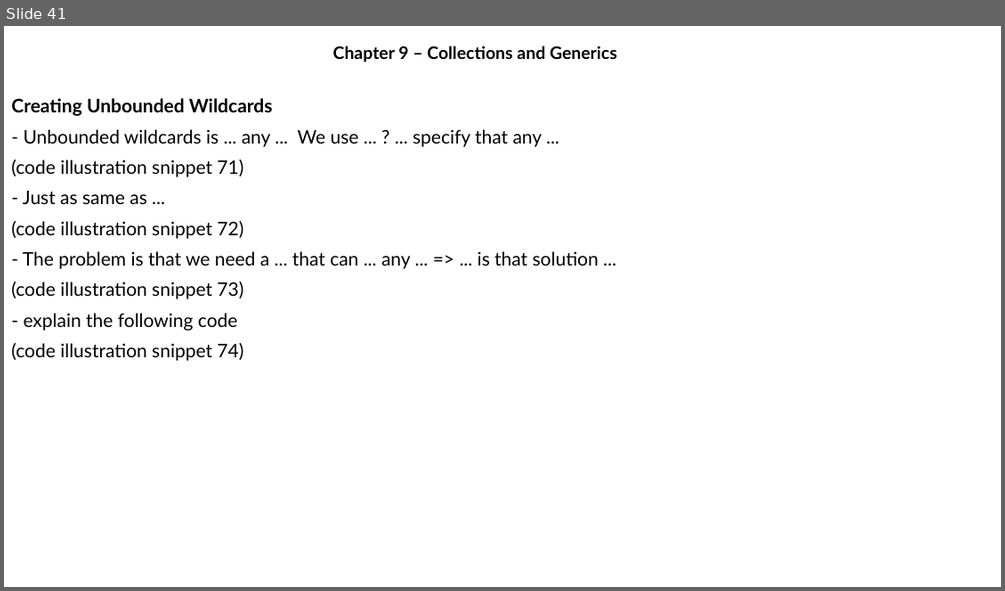
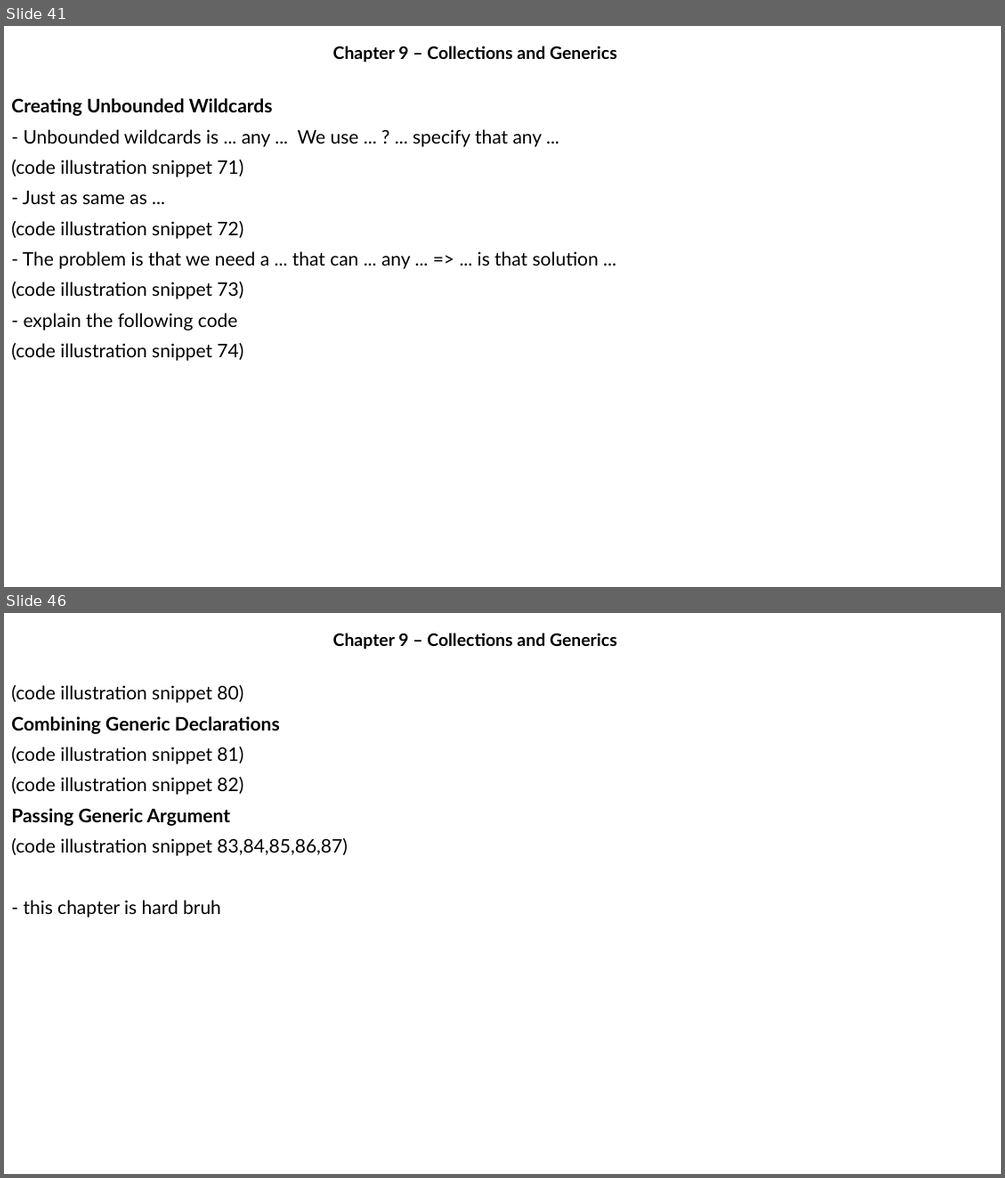
Before and after one commit to MaiDinhVinh/CS-Java, a slide deck: OCP17/Chapter 9 - Collections and Generics.pptx. Shown one above the other, each under a label of ours: slide 41 before the commit, slides 41 and 46 after it; the slides between them are not shown. The pictures are 1005x591 and 1005x1178 pixels, drawn with LibreOffice and Linux fonts; fonts in the diff are those of the drawing. Boxes give left, top, right and bottom in pixels: in the first picture for what was removed or moved away, otherwise in the second. Text is boxed around its words. In the diff, an @@ line names an element or a change of style, - is before the commit and + after.

```diff
--- a/OCP17/Chapter 9 - Collections and Generics.pptx
+++ b/OCP17/Chapter 9 - Collections and Generics.pptx
@@ slide 46 added at [4,613,1001,1174], background #FFFFFF @@
@@ subtitle added at [333,633,617,649], 16.6 pt, text #000000, bold @@
+Chapter 9 – Collections and Generics
@@ text added at [11,685,347,917], 18 pt, text #000000 @@
+(code illustration snippet 80)
+Combining Generic Declarations
+(code illustration snippet 81)
+(code illustration snippet 82)
+Passing Generic Argument
+(code illustration snippet 83,84,85,86,87)
+- this chapter is hard bruh
```
Also in this commit, not shown: 1 slide changed, 3 other slides added.
